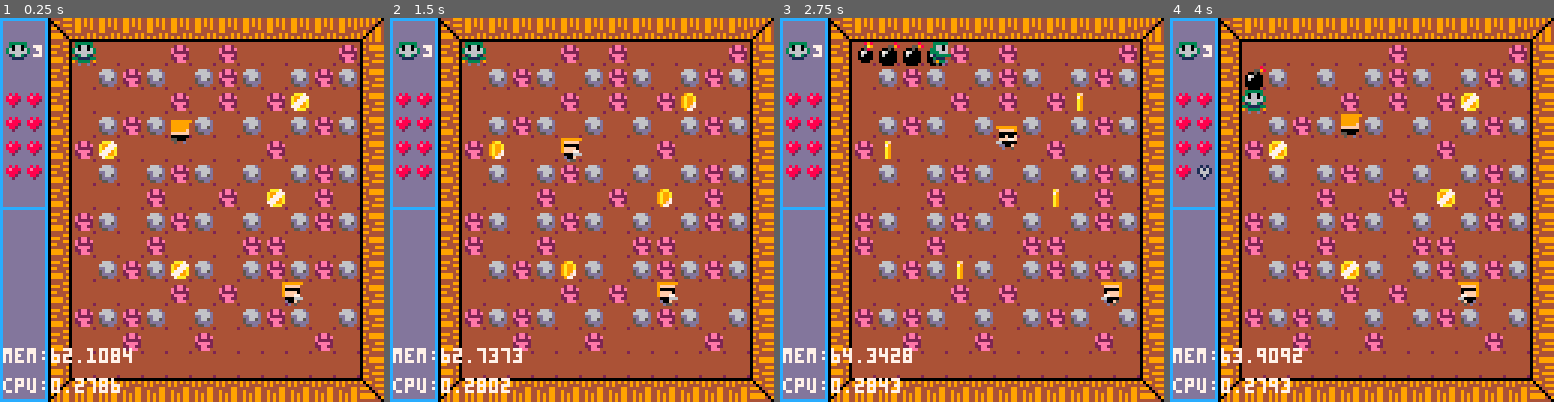
Above: before the commit, frames 1-4 (left to right).
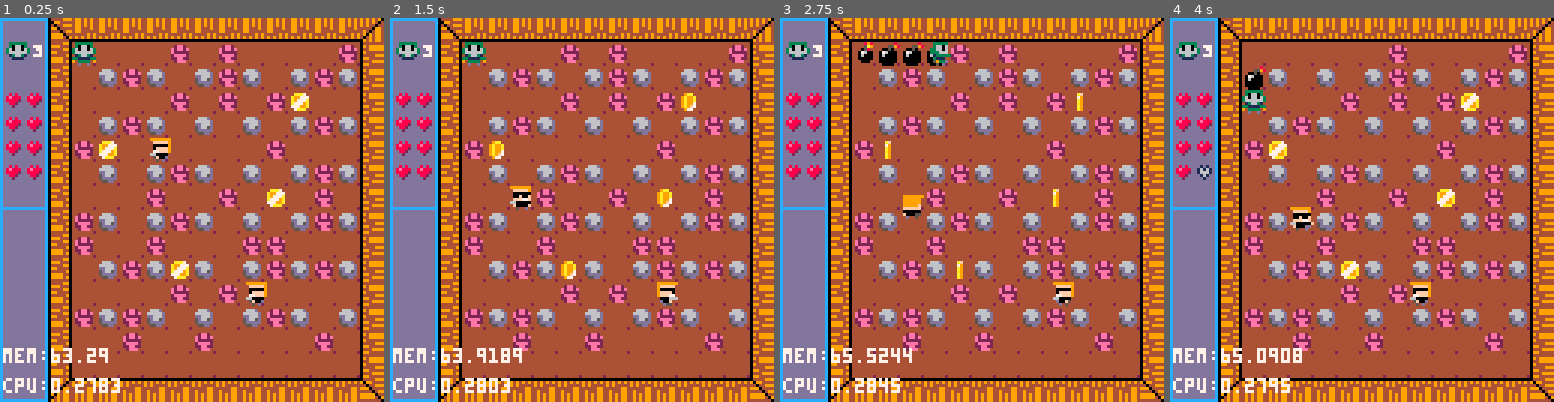
Above: after the commit, the same moments.

Repository: andrewedstrom/boom
Game: PICO-8 cartridge boom.p8
Same seed, same stepped clock (60 frames per second), same inputs: the game is played once before the commit and once after it.
Inputs:
- Up to frame 1 (0.25 s): no input
- Up to frame 2 (1.5 s): tap X (X key) at 0.33, 1.07 s; tap O (Z key) at 0.7 s
- Up to frame 3 (2.75 s): hold Right 1.6-2.1 s; tap O (Z key) at 1.7, 2.1, 2.5 s; tap X (X key) at 1.85 s; hold Up 2.15-2.42 s; hold Right from 2.47 s (still down)
- Up to frame 4 (4 s): tap O (Z key) at 2.9, 3.3, 3.7 s; tap X (X key) at 2.97 s; release Right at 3.03 s; hold Left 3.08-3.58 s; hold Down 3.63-3.97 s

The runs differ from the first frame. In frame 1, 1.3% of the frame differs, in the area x 16-79%, y 26-97%; in frame 2, 0.7%; in frame 3, 1.2%; in frame 4, 1.2%.

Commit message:
enemies can die

Diff:
--- a/boom.p8
+++ b/boom.p8
@@ -180,6 +180,8 @@
 		end,
 		is_expired=function()
 			return false
+		end,
+		take_damage=function()
 		end,
 		start_walk=function(self,dx,dy)
 			self.mov=mov_walk
@@ -317,6 +319,12 @@
 		p:take_damage()
 	end
 
+	foreach_game_object_of_kind("enemy", function(e)
+		if e.x==x and e.y==y then
+			e:take_damage()
+		end
+	end)
+
 	local cell = mget(x,y)
 	if fget(cell,1) then
 		--hit something that can break
@@ -424,8 +432,16 @@
 		health=8,
 		ox=0,
 		oy=0,
+		death_timer=0,
+		dying=false,
+		lifetime=120,
 		dir_sprs={160,176,128,144},
 		update=function(self)
+			if self.dying then
+				self.death_timer+=1
+				return
+			end
+
 			if self.t < 1 then
 			 -- transitioning b/t tiles
 				self.t=min(self.t+0.05,1)
@@ -436,6 +452,12 @@
 			if self.x == p.x and self.y==p.y then
 				p:take_damage()
 			end
+		end,
+		take_damage=function(self)
+			self.dying=true
+		end,
+		is_expired=function(self)
+			return self.death_timer > self.lifetime
 		end,
 		choose_dir=function(self)
 			local cand,i={}
@@ -455,7 +477,7 @@
 					end
 			end
 
-			local di=random_array_el(cand)
+			local di=rnd(cand)
 			self.d=di.d
 			self.t=0
 			self:start_walk(di.dx,di.dy)
@@ -467,18 +489,14 @@
 		draw=function(self)
 			palt(0, false)
 			palt(4, true)
-			local sprite = self.dir_sprs[self.d+1]
-			sprite=animate(sprite)
+			local sprite = animate(self.dir_sprs[self.d+1])
+			if self.dying then
+				sprite=132+flr(t/8)%2
+			end
 			spr(sprite,self.x*8+self.ox,self.y*8+self.oy)
 			pal()
 		end
 	})
-end
--->8
---utils
-
-function random_array_el(arr)
-	return arr[flr(rnd(#arr))+1]
 end
 __gfx__
 0000000000a77a0009a77a9089a77a9889a77a9889a77a9889a77a0000a77a0000077a00cdd333333ddddddc3ddddddc3ddddddc3ddddddccccccccccccccccc
@@ -550,8 +568,8 @@
 499999944999999449999994499999944fffff944000000400000000000000000000000000000000000000000000000000000000000000000000000000000000
 499999f4499999f4499999f4499999f440000004400f00f400000000000000000000000000000000000000000000000000000000000000000000000000000000
 4ffffff44ffffff44ffffff44ffffff4400f00f44cf7ffc400000000000000000000000000000000000000000000000000000000000000000000000000000000
-40000004f000000440000004f00000044cf7ffc4c000000c00000000000000000000000000000000000000000000000000000000000000000000000000000000
-4f000554440000444550004444000044c000000cf400004f00000000000000000000000000000000000000000000000000000000000000000000000000000000
+40000004f000000440000004f00000044cf7fcf4c000000c00000000000000000000000000000000000000000000000000000000000000000000000000000000
+4f0005544400004445500044440000444c000c04f400004f00000000000000000000000000000000000000000000000000000000000000000000000000000000
 44d4454444d4454444544d4444544d44f4d44d4f44d44d4400000000000000000000000000000000000000000000000000000000000000000000000000000000
 99999994999999949999999499999994000000000000000000000000000000000000000000000000000000000000000000000000000000000000000000000000
 4fffff944fffff944fffff944fffff94000000000000000000000000000000000000000000000000000000000000000000000000000000000000000000000000
